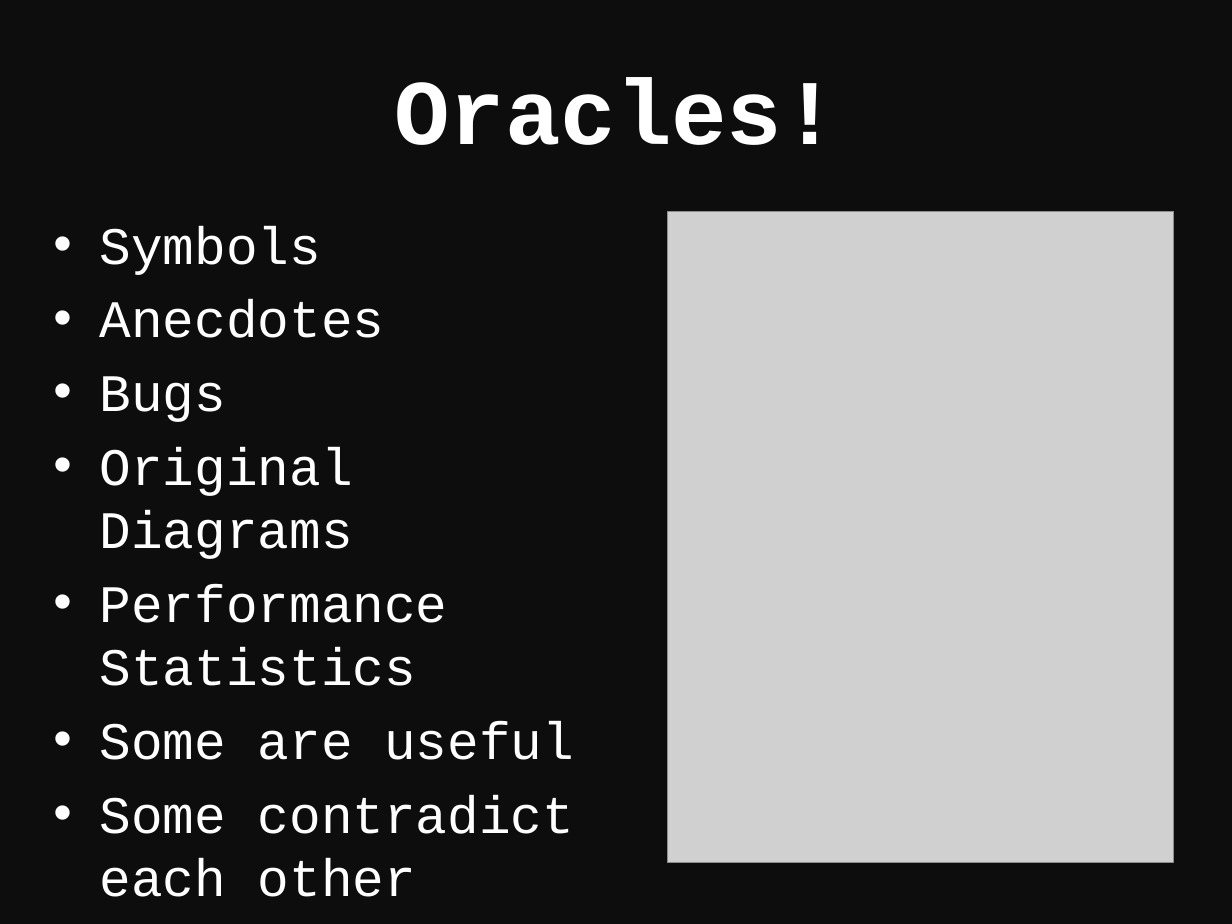
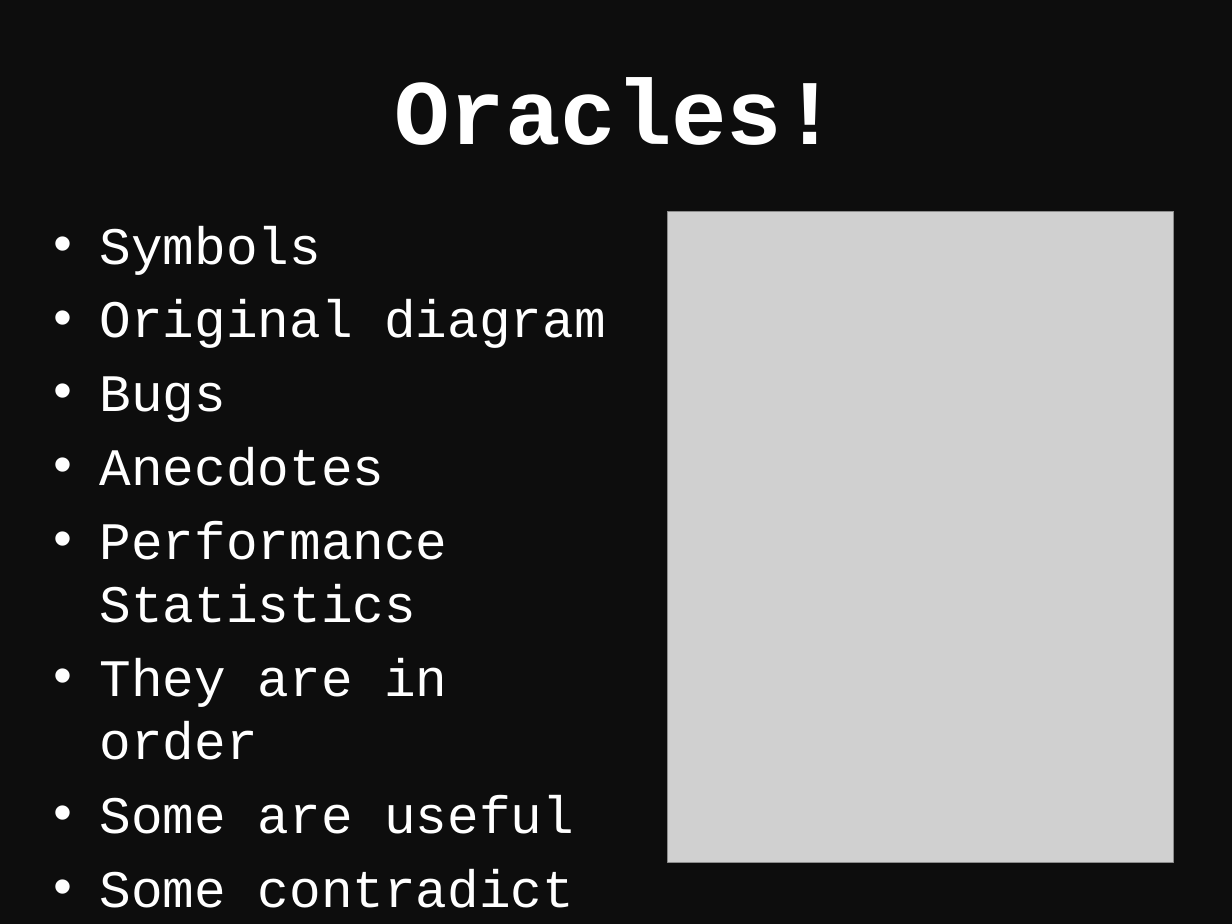
Before and after one commit to northern-tester/transmission, a slide deck: slide 5 of 02 Exercise 2 - Puzzle/Architecture_Workshop_Exercise_2_Understand.pptx. Drawn at 1232x924 pixels with LibreOffice and Linux fonts; fonts in the diff are those of the drawing; grey boxes stand for pictures. Boxes give left, top, right and bottom in pixels: in the first picture for what was removed or moved away, otherwise in the second. Text is boxed around its words. In the diff, an @@ line names an element or a change of style, - is before the commit and + after.

```diff
--- a/02 Exercise 2 - Puzzle/Architecture_Workshop_Exercise_2_Understand.pptx
+++ b/02 Exercise 2 - Puzzle/Architecture_Workshop_Exercise_2_Understand.pptx
@@ text at box(100, 300, 605, 422): paragraphs added @@
+• Original diagram
+• Bugs
@@ text at box(100, 376, 353, 559): paragraphs removed @@
-• Bugs
-• Original Diagrams
@@ text at box(100, 658, 447, 760): paragraph added @@
+• They are in order
```
Also in this commit, not shown: 2 other slides changed, 8 other files.
